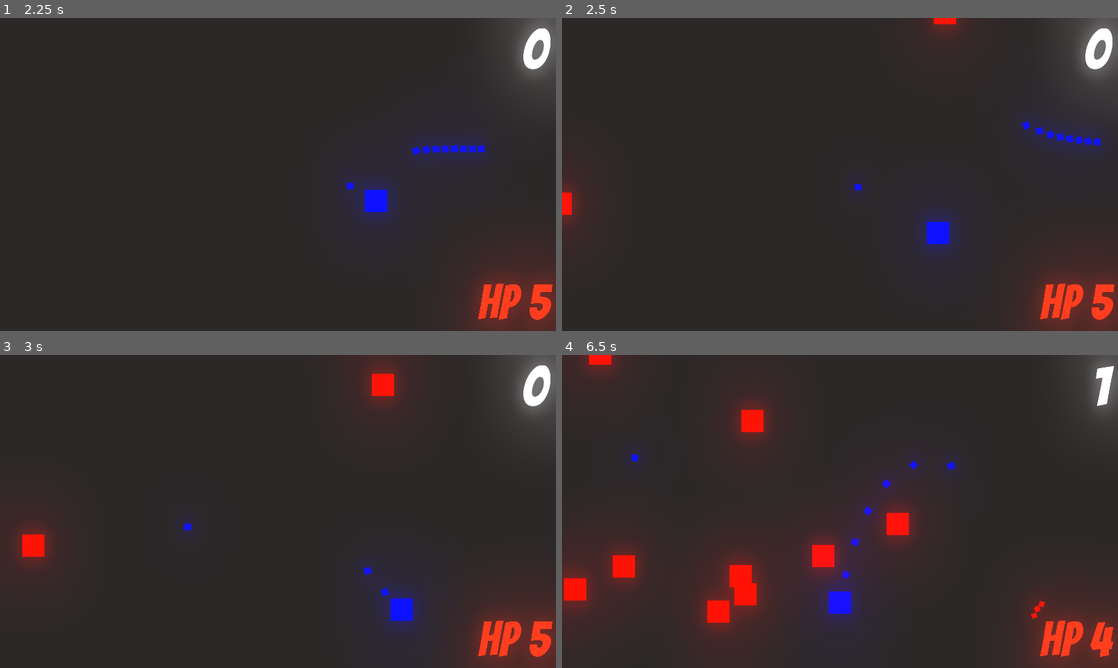
Above: before the commit, frames 1-4 (two rows, left to right).
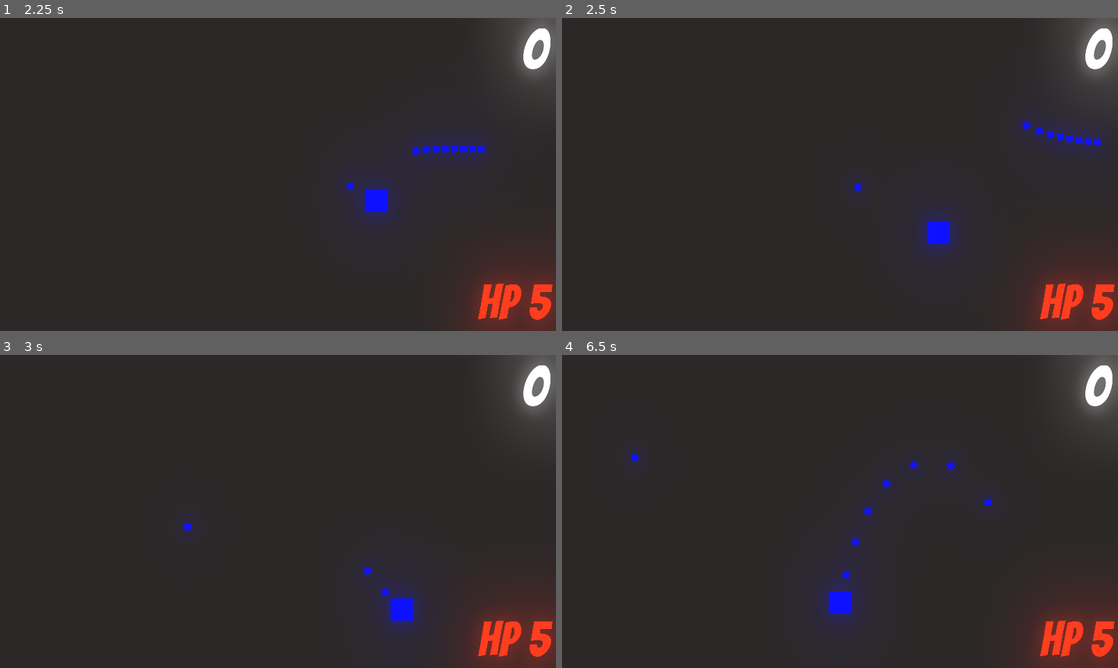
Above: after the commit, the same moments.

Repository: Daniel5772/Programmieren_Note
Game: Godot game, scene res://Screne/Menu.tscn
Same seed, same stepped clock (60 frames per second), same inputs: the game is played once before the commit and once after it.
Inputs (mouse positions are in pixels of both pictures, inside the frame that each line leads up to):
- Up to frame 1 (2.25 s): click "endless" at 0.5 s; tap Enter at 1.25 s; move the mouse to (400, 158) at 1.27 s; press the mouse at (400, 158) at 1.28 s; hold D (move_right) 1.28-2.03 s; move the mouse to (166, 190) at 2.02 s; release the mouse at (166, 190) at 2.03 s; hold S (move_down) from 2.03 s (still down); click (166, 190) at 2.1 s
- Up to frame 2 (2.5 s): keep holding S (move_down)
- Up to frame 3 (3 s): move the mouse to (333, 442) at 2.77 s; release S (move_down) at 2.78 s; press the mouse at (333, 442) at 2.78 s; hold D (move_right) from 2.78 s (still down)
- Up to frame 4 (6.5 s): move the mouse to (812, 574) at 3.52 s; release D (move_right) at 3.53 s; release the mouse at (812, 574) at 3.53 s; hold W (move_up) 3.53-4.28 s; click (812, 574) at 3.6 s; move the mouse to (1006, 558) at 4.27 s; press the mouse at (1006, 558) at 4.28 s; hold A (move_left) 4.28-5.78 s; move the mouse to (673, 464) at 5.02 s; release the mouse at (673, 464) at 5.03 s; click (673, 464) at 5.1 s; move the mouse to (867, 511) at 5.77 s; press the mouse at (867, 511) at 5.78 s; hold S (move_down) from 5.78 s (still down)

Frame 1 is identical in both runs. In frame 2, 0.8% of the frame differs, in the area x 0-73%, y 0-68%; in frame 3, 2.0%; in frame 4, 9.2%, in the area x 0-100%, y 0-97%.

Commit message:
small fixes

Diff:
--- a/Level/Level 1.tscn
+++ b/Level/Level 1.tscn
@@ -33,7 +33,7 @@
 environment = SubResource( 1 )
 
 [node name="Enemy_spawn_timer" type="Timer" parent="."]
-wait_time = 0.5
+wait_time = 100000.0
 autostart = true
 
 [node name="UI" type="Node2D" parent="."]
@@ -93,7 +93,7 @@
 "_edit_use_anchors_": false
 }
 
-[node name="AudioStreamPlayer" type="AudioStreamPlayer" parent="."]
+[node name="Background_musik" type="AudioStreamPlayer" parent="."]
 stream = ExtResource( 6 )
 volume_db = -30.0
 autoplay = true
--- a/Screne/Menu.tscn
+++ b/Screne/Menu.tscn
@@ -99,7 +99,7 @@
 [node name="WorldEnvironment" type="WorldEnvironment" parent="."]
 environment = SubResource( 3 )
 
-[node name="AudioStreamPlayer" type="AudioStreamPlayer" parent="."]
+[node name="Background_musik" type="AudioStreamPlayer" parent="."]
 stream = ExtResource( 4 )
 volume_db = -30.0
 autoplay = true
